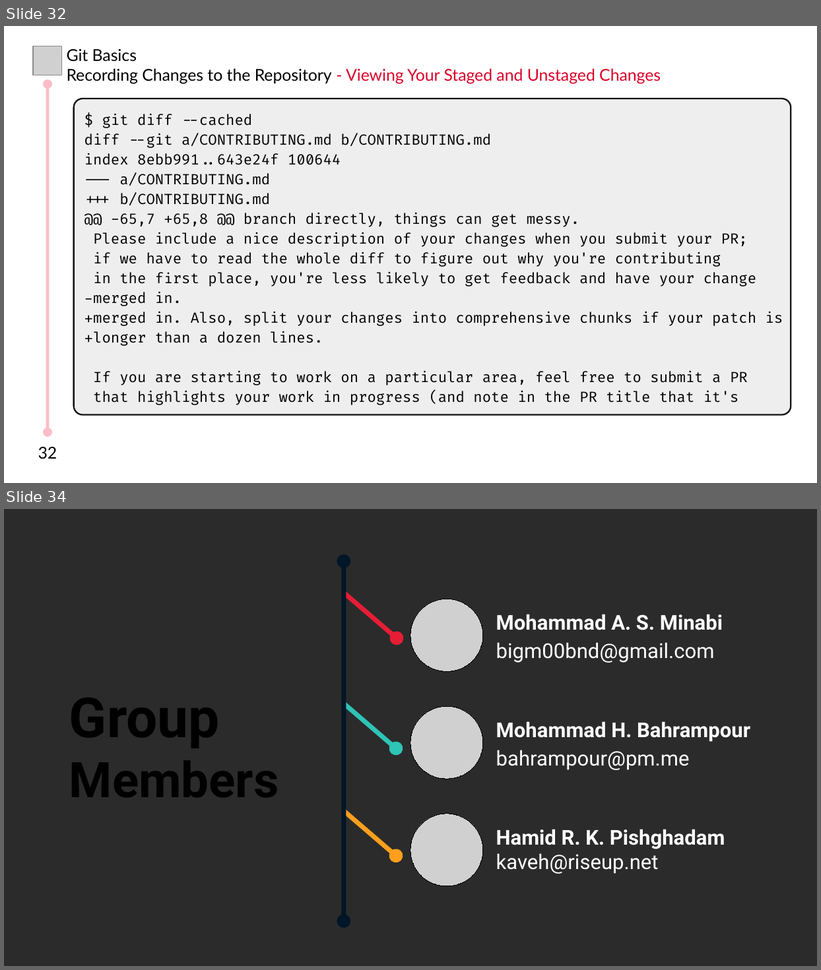
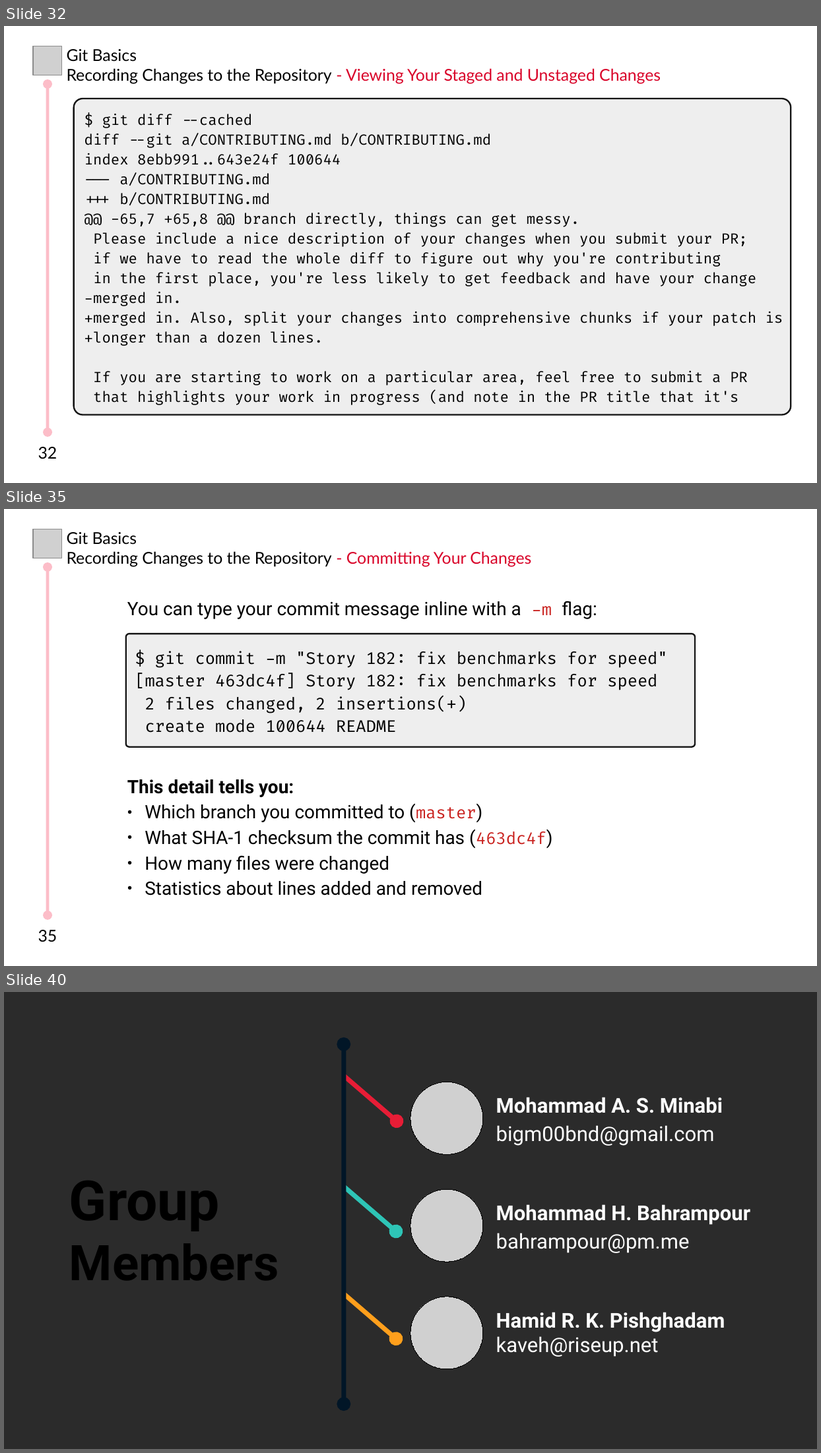
Before and after one commit to MHBahrampour/git-presentation-files, a slide deck: Chapter 2/Chapter 2.odp. Shown one above the other, each under a label of ours: slides 32 and 34 before the commit, slides 32, 35 and 40 after it; the slides between them are not shown. The pictures are 821x970 and 821x1453 pixels, drawn with LibreOffice and Linux fonts; fonts in the diff are those of the drawing; grey boxes stand for pictures; background and template pictures are left out; a plain dark background stands for a picture behind light text. Boxes give left, top, right and bottom in pixels: in the first picture for what was removed or moved away, otherwise in the second. Text is boxed around its words. In the diff, an @@ line names an element or a change of style, - is before the commit and + after.

```diff
--- a/Chapter 2/Chapter 2.odp
+++ b/Chapter 2/Chapter 2.odp
@@ slide 35 added at (x1=4, y1=509, x2=817, y2=966), background #FFFFFF @@
@@ picture added at (x1=33, y1=529, x2=61, y2=559) @@
@@ text added at (x1=67, y1=532, x2=531, y2=567), 16 pt, text #000000 @@
+Git Basics
+Recording Changes to the Repository - Committing Your Changes
@@ double arrow added from (48, 567) to (48, 916), #FCBDC8 3 pt @@
@@ text added at (x1=127, y1=601, x2=597, y2=896), 18 pt, text #000000 @@
+You can type your commit message inline with a -m flag:
+This detail tells you:
+● Which branch you committed to (master)
+● What SHA-1 checksum the commit has (463dc4f)
+● How many files were changed
+● Statistics about lines added and removed
@@ rounded rectangle added at (x1=125, y1=634, x2=696, y2=747), fill #EEEEEE, outline #151515 1.5 pt, 16 pt, text #000000 @@
+$ git commit -m "Story 182: fix benchmarks for speed"
+[master 463dc4f] Story 182: fix benchmarks for speed
+2 files changed, 2 insertions(+)
+create mode 100644 README
@@ text added at (x1=38, y1=930, x2=57, y2=943), 16 pt, text #000000 @@
+35
@@ what was slide 34 is now slide 40 @@
```
Also in this commit, not shown: 1 slide changed, 5 other slides added.
